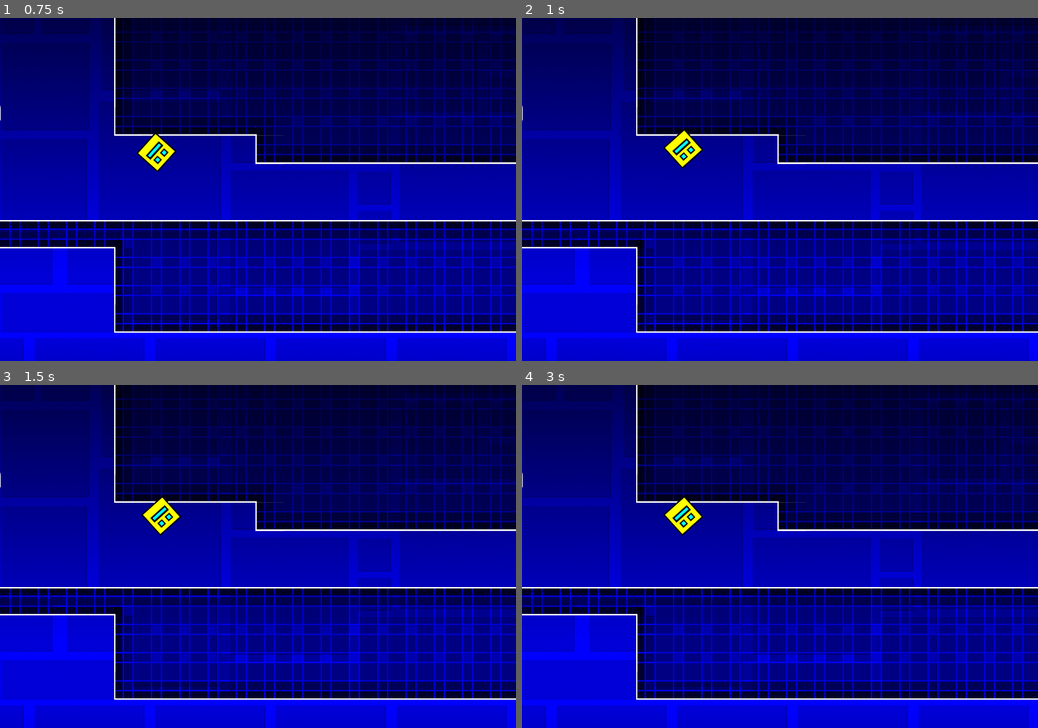
Above: before the commit, frames 1-4 (two rows, left to right).
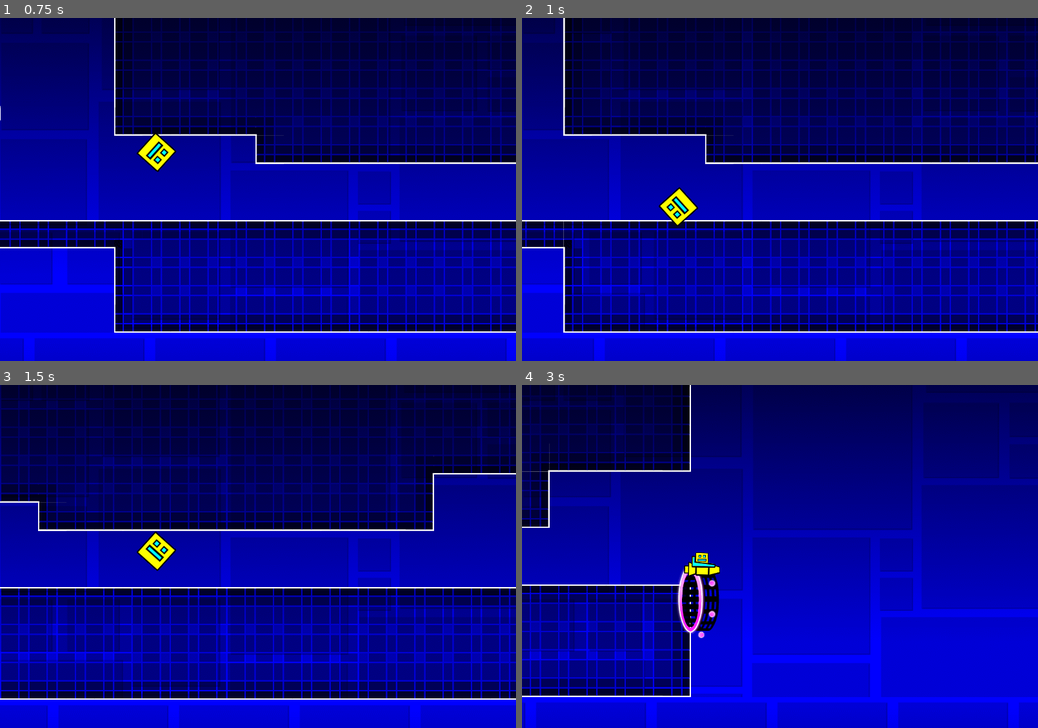
Above: after the commit, the same moments.

Repository: walizw/Champions
Game: Godot game, scene res://scenes/TestScene.tscn
The game is run twice, just before and just after one commit, with the same random seed, the same clock (stepped at 60 frames per second) and the same inputs.
Inputs:
- Up to frame 1 (0.75 s): tap Space (jump) at 0.6 s
- Up to frame 2 (1 s): tap Space (jump) at 0.77 s
- Up to frame 3 (1.5 s): tap Space (jump) at 1.07, 1.35 s
- Up to frame 4 (3 s): tap Space (jump) at 1.52, 1.82, 2.1, 2.85 s

Frame 1 is identical in both runs. In frame 2, 26% of the frame differs, in the area x 0-100%, y 0-100%; in frame 3, 32%; in frame 4, 58%.

Commit message:
added the ship vehicle (still a lot of room for improvement)

Diff:
--- a/prefabs/Ship.tscn
+++ b/prefabs/Ship.tscn
@@ -78,15 +78,15 @@
 } ]
 
 [sub_resource type="RectangleShape2D" id=7]
-extents = Vector2( 50, 20 )
+extents = Vector2( 50, 25 )
 
 [node name="Ship" type="KinematicBody2D"]
+scale = Vector2( 0.8, 0.8 )
 collision_mask = 2
 script = ExtResource( 1 )
 
 [node name="Cube" type="Node2D" parent="."]
 position = Vector2( 0, -21 )
-scale = Vector2( 0.6, 0.6 )
 
 [node name="CubeB" type="AnimatedSprite" parent="Cube"]
 frames = SubResource( 12 )
@@ -114,5 +114,5 @@
 drag_margin_v_enabled = true
 smoothing_enabled = true
 smoothing_speed = 10.0
-drag_margin_top = 0.5
+drag_margin_top = 1.0
 script = ExtResource( 4 )
--- a/scripts/AutoLoads/PlayerData.gd
+++ b/scripts/AutoLoads/PlayerData.gd
@@ -1,6 +1,5 @@
 extends Node
 
-# 490
 var speed: = Vector2 (615, 1200)
 
 var cube: = 1 # the frame of the cube
@@ -14,7 +13,6 @@
 var grav: = 5600 # gravity
 var gravdir: = 1 # if -1, the player will be upside down
 
-var yscroll: = true # determines whether the camera can go up and down, i.e. false on ship
 var canring: = false # if true, and collided with a ring, do its thing?
 
 var gcolor: = Color.blue
@@ -27,7 +25,6 @@
 	# Useful when changing levels
 	speed_boost = 1
 	gravdir = 1
-	yscroll = true
 	canring = false
 
 	g1y = -100000
--- a/scripts/Camera.gd
+++ b/scripts/Camera.gd
@@ -9,6 +9,3 @@
 	var view_size = get_viewport ().size
 
 	global_position.x = player_pos.x + (view_size.x / 3)
-
-	if PlayerData.yscroll:
-		drag_margin_v_enabled = true
--- a/scripts/Ship.gd
+++ b/scripts/Ship.gd
@@ -3,7 +3,11 @@
 onready var cube_a: = $Cube/CubeA
 onready var cube_b: = $Cube/CubeB
 
+onready var cam: = $Camera2D
+
 func _ready () -> void:
+	maxvsp = 800
+
 	cube_a.modulate = PlayerData.color_a
 	cube_b.modulate = PlayerData.color_b
 
@@ -13,5 +17,29 @@
 	spr_a.frame = PlayerData.ship
 	spr_b.frame = PlayerData.ship
 
+	scale = Vector2 (0.8, 0.8)
+
 func _physics_process (delta: float) -> void:
+	rotate_ship ()
+
+	if Input.is_action_pressed ("jump"):
+		jump ()
+
 	velocity.y = move_and_slide (velocity, Vector2.UP if PlayerData.gravdir == 1 else Vector2.DOWN).y
+
+func rotate_ship () -> void:
+	var toangle: = (velocity.y / 80) * 3
+	angle += (toangle - angle) * 0.3
+
+	scale.y = 0.8 * PlayerData.gravdir
+	cube_a.scale = Vector2 (scale.x * 0.7, scale.y * 0.7)
+	cube_b.scale = Vector2 (scale.x * 0.7, scale.y * 0.7)
+
+	spr_a.rotation_degrees = angle
+	spr_b.rotation_degrees = angle
+	cube_a.rotation_degrees = angle
+	cube_b.rotation_degrees = angle
+
+func jump () -> void:
+	var fspd: = 150
+	velocity.y = clamp (velocity.y - fspd, -800, 0)
--- a/scripts/Vehicles/Vehicle.gd
+++ b/scripts/Vehicles/Vehicle.gd
@@ -10,6 +10,8 @@
 
 var angle: = 0.0
 
+var maxvsp: = 5000
+
 func _ready () -> void:
 	camera.current = true
 
@@ -17,7 +19,7 @@
 	spr_b.modulate = PlayerData.color_b
 
 func _physics_process (delta: float) -> void:
-	if is_on_wall () or is_on_ceiling():
+	if is_on_wall ():# or is_on_ceiling():
 		die ()
 
 	# TODO: This might give errors in the ship
@@ -31,7 +33,7 @@
 
 func move_vehicle (delta: float) -> void:
 	velocity.x = PlayerData.speed.x * PlayerData.speed_boost
-	velocity.y += (PlayerData.grav * delta) * PlayerData.gravdir
+	velocity.y = clamp (velocity.y + ((PlayerData.grav * delta) * PlayerData.gravdir), -maxvsp, maxvsp)
 
 func die () -> void:
 	# TODO: Die
